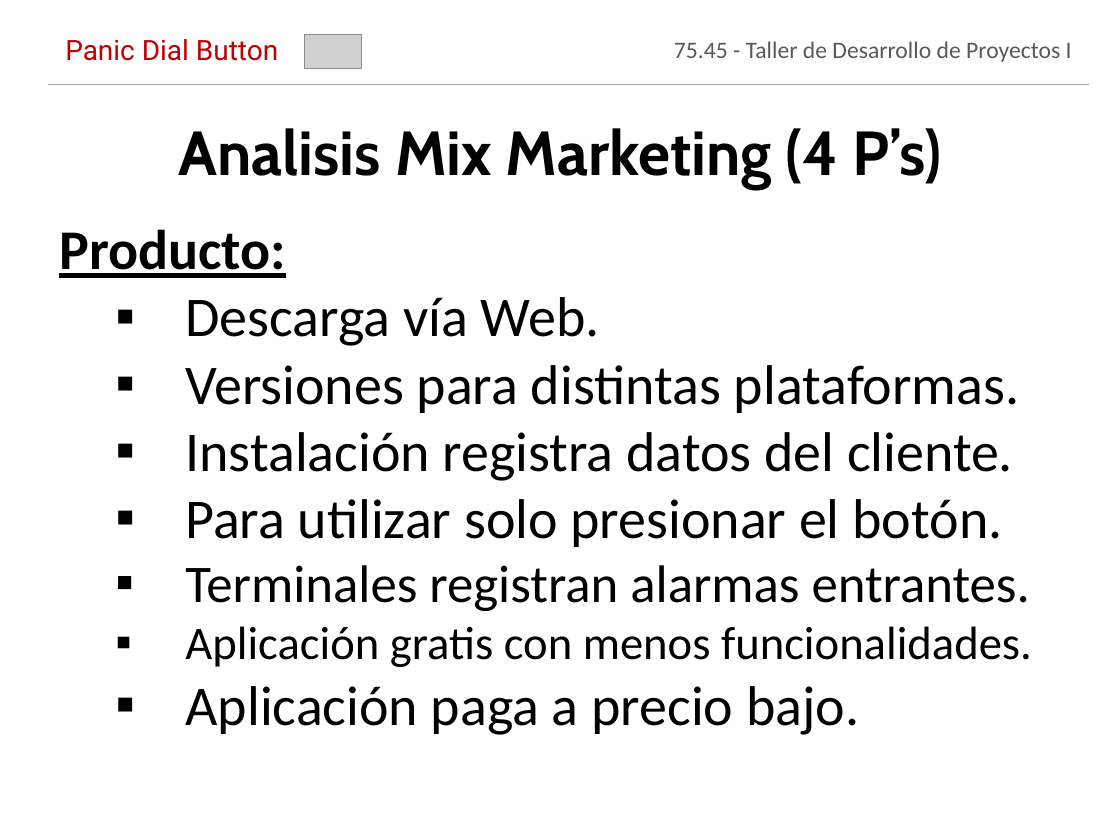
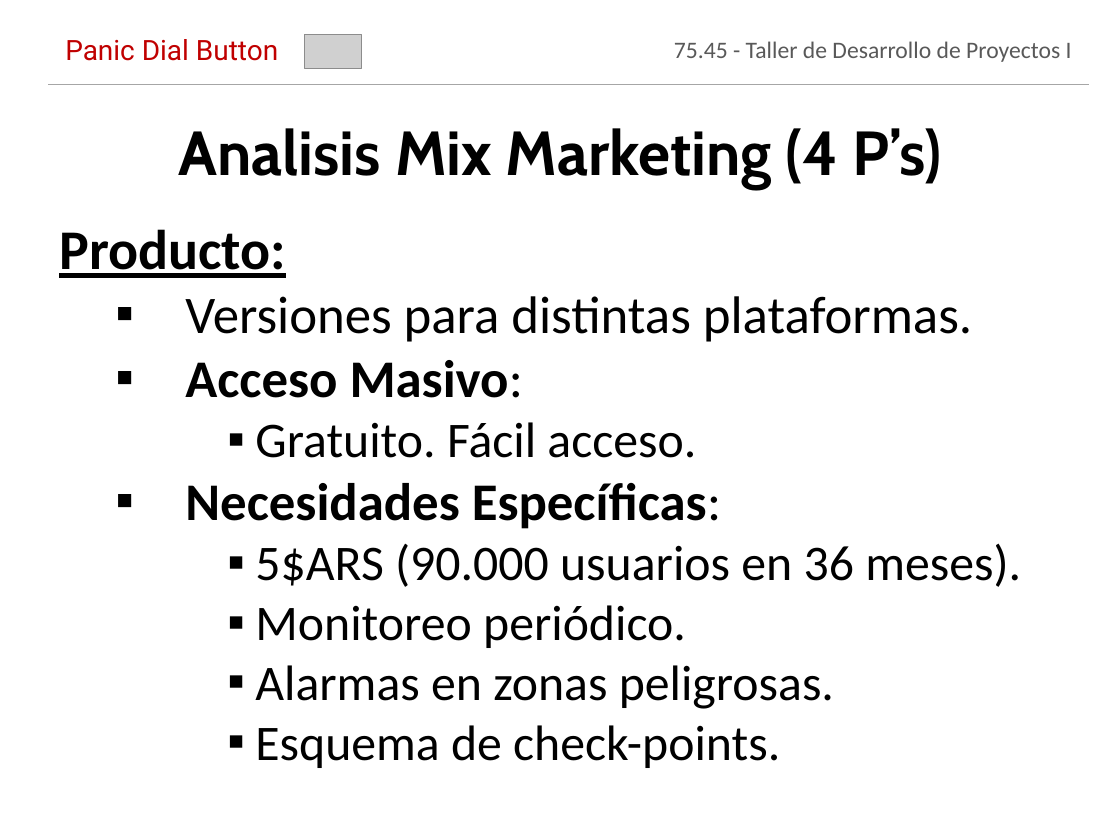
Before and after one commit to jmonetti/2012-1er-taller-de-desarrollo-de-proyectos-i, a slide deck: slide 10 of docs/Presentacion final/PresentacionFinal_V7.pptx. Drawn at 1120x840 pixels with LibreOffice and Linux fonts; fonts in the diff are those of the drawing; grey boxes stand for pictures; background and template pictures are left out. Boxes give left, top, right and bottom in pixels: in the first picture for what was removed or moved away, otherwise in the second. Text is boxed around its words. In the diff, an @@ line names an element or a change of style, - is before the commit and + after.

```diff
--- a/docs/Presentacion final/PresentacionFinal_V7.pptx
+++ b/docs/Presentacion final/PresentacionFinal_V7.pptx
@@ text at box(185, 297, 600, 346): paragraph removed @@
-  ▪ Descarga vía Web.
@@ text at box(185, 296, 972, 342): size 36 to 34 pt in "Versiones para distintas plataformas." @@
@@ text at box(185, 360, 1021, 768): text changed; size 36 to 32 pt @@
-  ▪ Instalación registra datos del cliente.
-  ▪ Para utilizar solo presionar el botón.
-  ▪ Terminales registran alarmas entrantes.
-  ▪ Aplicación gratis con menos funcionalidades.
-  ▪ Aplicación paga a precio bajo.
+  ▪ Acceso Masivo:
+      ▪ Gratuito. Fácil acceso.
+  ▪ Necesidades Específicas:
+      ▪ 5$ARS (90.000 usuarios en 36 meses).
+      ▪ Monitoreo periódico.
+      ▪ Alarmas en zonas peligrosas.
+      ▪ Esquema de check-points.
```
Also in this commit, not shown: 22 other slides changed.
